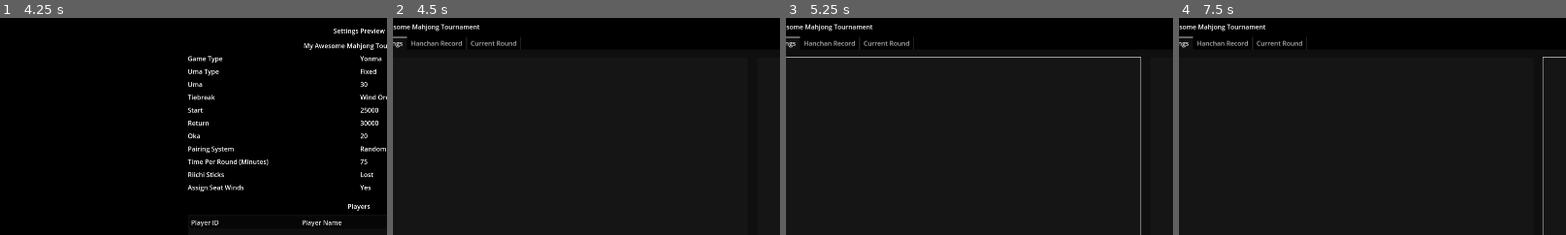
Above: before the commit, frames 1-4 (left to right).
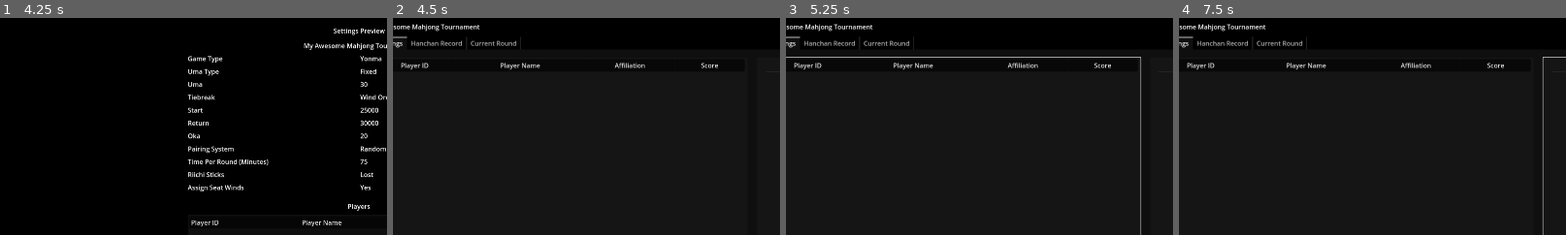
Above: after the commit, the same moments.

Repository: RiichiNomi/TournamentManagementTool
Game: Godot game, scene res://scene/main.tscn
Same seed, same stepped clock (60 frames per second), same inputs: the game is played once before the commit and once after it.
Inputs:
- Up to frame 1 (4.25 s): click "Create New Tournament" at 0.5 s; click "Start Tournament" at 1.25 s; click "Start Tournament" at 2 s; click "Add One Player" at 2.75 s; click "Add One Player" at 3.5 s
- Up to frame 2 (4.5 s): click "Confirm" at 4.25 s
- Up to frame 3 (5.25 s): click "Confirm" at 5 s
- Up to frame 4 (7.5 s): click "Confirm" at 5.75 s; click "Confirm" at 6.5 s; click "Cancel" at 7.25 s
The pictures show only the part of the screen within x 4-54%, y 0-50%; the shares and areas given below are measured in that part.

Frame 1 is identical in both runs. In frame 2, 0.4% of the frame differs, in the area x 2-84%, y 20-25%; in frame 3, 0.4%; in frame 4, 0.4%.

Commit message:
Handling logic for displaying player scores and table history.

Diff:
--- a/data/DataStore.gd
+++ b/data/DataStore.gd
@@ -3,6 +3,28 @@
 var tournament : Tournament = Tournament.new()
 
 var players_by_id : Dictionary = {}
+
+var scores : Dictionary = {}
+
+signal standings_updated
+
+func update_table() -> void:
+    # TODO: implement this placeholder
+    scores = tournament.calculate_scores()
+    standings_updated.emit()
+
+func get_scores() -> Dictionary:
+    return scores
+
+func get_hanchan_history() -> Array:
+    return tournament.tables
+
+func get_hanchan_history_for_player(player_id : int) -> Array:
+    var relevant_tables = []
+    for table in tournament.tables:
+        if table.player_ids.has(player_id):
+            relevant_tables.append(table)
+    return relevant_tables
 
 func load_tournament(new_tournament : Tournament) -> void:
     tournament = new_tournament
@@ -11,3 +33,5 @@
 
     for player in tournament.registered_players:
         players_by_id[player.id] = player
+
+    scores = tournament.calculate_scores()
--- a/data/Table.gd
+++ b/data/Table.gd
@@ -3,6 +3,7 @@
 
 enum Wind { EAST, SOUTH, WEST, NORTH }
 
+var table_id : int = 0
 var round_id : int = 0
 var cut_id : int = -1
 
--- a/data/Tournament.gd
+++ b/data/Tournament.gd
@@ -9,4 +9,10 @@
 
 func calculate_scores() -> Dictionary:
 	var scores = {}
+
+	for table in tables:
+		var table_scores = table.score_table(settings)
+		for player in table_scores:
+			scores[player] = scores.get(player, 0) + table_scores[player]
+
 	return scores
--- a/scene/setup/tournament_settings_preview.gd
+++ b/scene/setup/tournament_settings_preview.gd
@@ -120,7 +120,7 @@
 		row.set_editable(2, false)
 
 func _handle_confirm():
-	data_store.tournament = tournament
+	data_store.load_tournament(tournament)
 	get_tree().change_scene_to_packed(TournamentManager)
 
 func _handle_cancel():
--- /dev/null
+++ b/scene/tournament/TournamentStandings.gd
@@ -0,0 +1,73 @@
+extends MarginContainer
+class_name TournamentStandings
+
+@onready var player_table = $Standings/PlayerListContainer/PlayerList
+@onready var hanchan_table = $Standings/HanchanHistoryContainer/HanchanHistory
+
+@onready var data_store = get_node("/root/DataStore")
+
+# Called when the node enters the scene tree for the first time.
+func _ready():
+	player_table.set_column_title(0, "Player ID")
+	player_table.set_column_title(1, "Player Name")
+	player_table.set_column_title(2, "Affiliation")
+	player_table.set_column_title(3, "Score")
+
+	player_table.set_column_custom_minimum_width(0, 0)
+	player_table.set_column_custom_minimum_width(1, 200)
+	player_table.set_column_custom_minimum_width(2, 100)
+	player_table.set_column_custom_minimum_width(3, 0)
+
+	render()
+
+	data_store.standings_updated.connect(_on_standings_updated)
+	player_table.item_selected.connect(_on_player_selected)
+
+func render() -> void:
+	render_players()
+	render_hanchan()
+
+func render_players() -> void:
+	player_table.clear()
+	player_table.create_item()
+
+	var scores = data_store.get_scores()
+	for player in data_store.tournament.registered_players:
+		var row = player_table.create_item()
+
+		row.set_cell_mode(0, TreeItem.CELL_MODE_STRING)
+		row.set_cell_mode(1, TreeItem.CELL_MODE_STRING)
+		row.set_cell_mode(2, TreeItem.CELL_MODE_STRING)
+		row.set_cell_mode(2, TreeItem.CELL_MODE_STRING)
+
+		row.set_text(0, str(player.id))
+		row.set_text(1, player.name)
+		row.set_text(2, player.affiliation)
+		row.set_text(3, "%.1f" % [scores.get(player.id, 0)])
+
+		row.set_editable(0, false)
+		row.set_editable(1, false)
+		row.set_editable(2, false)
+		row.set_editable(3, false)
+
+func render_hanchan() -> void:
+	hanchan_table.clear()
+	hanchan_table.create_item()
+
+	var selected_row = player_table.get_selected()
+	var hanchan_history = []
+	if selected_row:
+		var selected_id = int(player_table.get_selected().get_text(0))
+		hanchan_history = data_store.get_hanchan_history_for_player(selected_id)
+	else:
+		hanchan_history = data_store.get_hanchan_history()
+
+	for table in hanchan_history:
+		# TODO show this in the tree
+		pass
+
+func _on_standings_updated() -> void:
+	render()
+
+func _on_player_selected() -> void:
+	render_hanchan()
--- a/scene/tournament/tournament_management.tscn
+++ b/scene/tournament/tournament_management.tscn
@@ -1,4 +1,6 @@
-[gd_scene format=3 uid="uid://bh0j8j56pkgix"]
+[gd_scene load_steps=2 format=3 uid="uid://bh0j8j56pkgix"]
+
+[ext_resource type="Script" path="res://scene/tournament/TournamentStandings.gd" id="1_idape"]
 
 [node name="TournamentManagement" type="Control"]
 layout_mode = 3
@@ -71,6 +73,7 @@
 
 [node name="Standings" type="MarginContainer" parent="VBoxContainer/MainContainer/TabContainer"]
 layout_mode = 2
+script = ExtResource("1_idape")
 
 [node name="Standings" type="HBoxContainer" parent="VBoxContainer/MainContainer/TabContainer/Standings"]
 layout_mode = 2
@@ -87,6 +90,12 @@
 [node name="PlayerList" type="Tree" parent="VBoxContainer/MainContainer/TabContainer/Standings/Standings/PlayerListContainer"]
 layout_mode = 2
 size_flags_horizontal = 3
+columns = 4
+column_titles_visible = true
+hide_folding = true
+hide_root = true
+select_mode = 1
+scroll_horizontal_enabled = false
 
 [node name="HanchanHistoryContainer" type="MarginContainer" parent="VBoxContainer/MainContainer/TabContainer/Standings/Standings"]
 layout_mode = 2
--- a/scene/widget/PlayersInputPane.gd
+++ b/scene/widget/PlayersInputPane.gd
@@ -21,7 +21,7 @@
 		row.set_cell_mode(2, TreeItem.CELL_MODE_STRING)
 
 		row.set_text(0, str(player_table.get_root().get_child_count()))
-		row.set_text(1, "Freed Jyanshi")
+		row.set_text(1, "Freed Jyanshi %d" % [player_table.get_root().get_child_count()])
 		row.set_text(2, "Riichi Nomi NYC")
 
 		row.set_editable(0, false)
